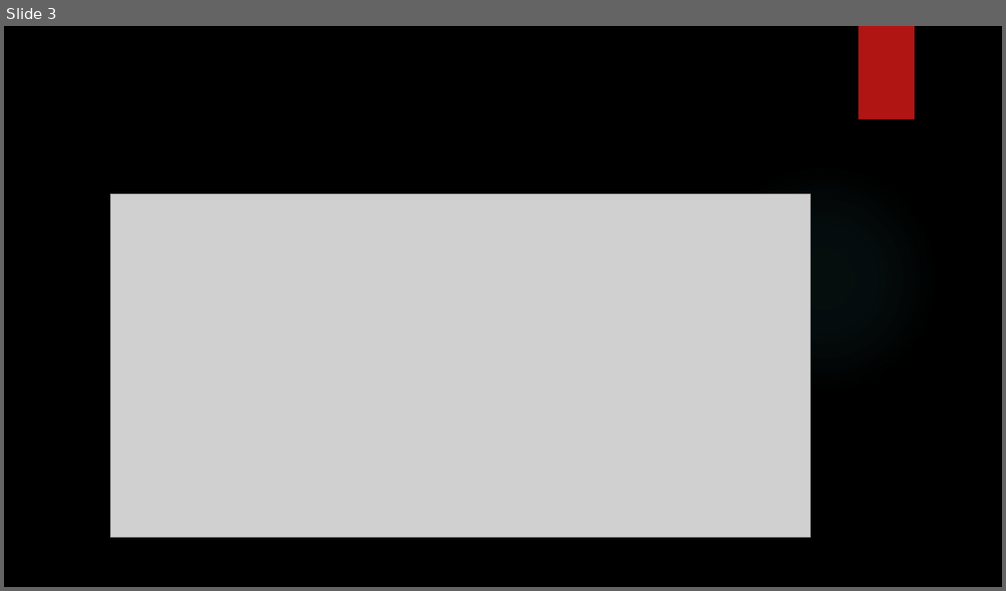
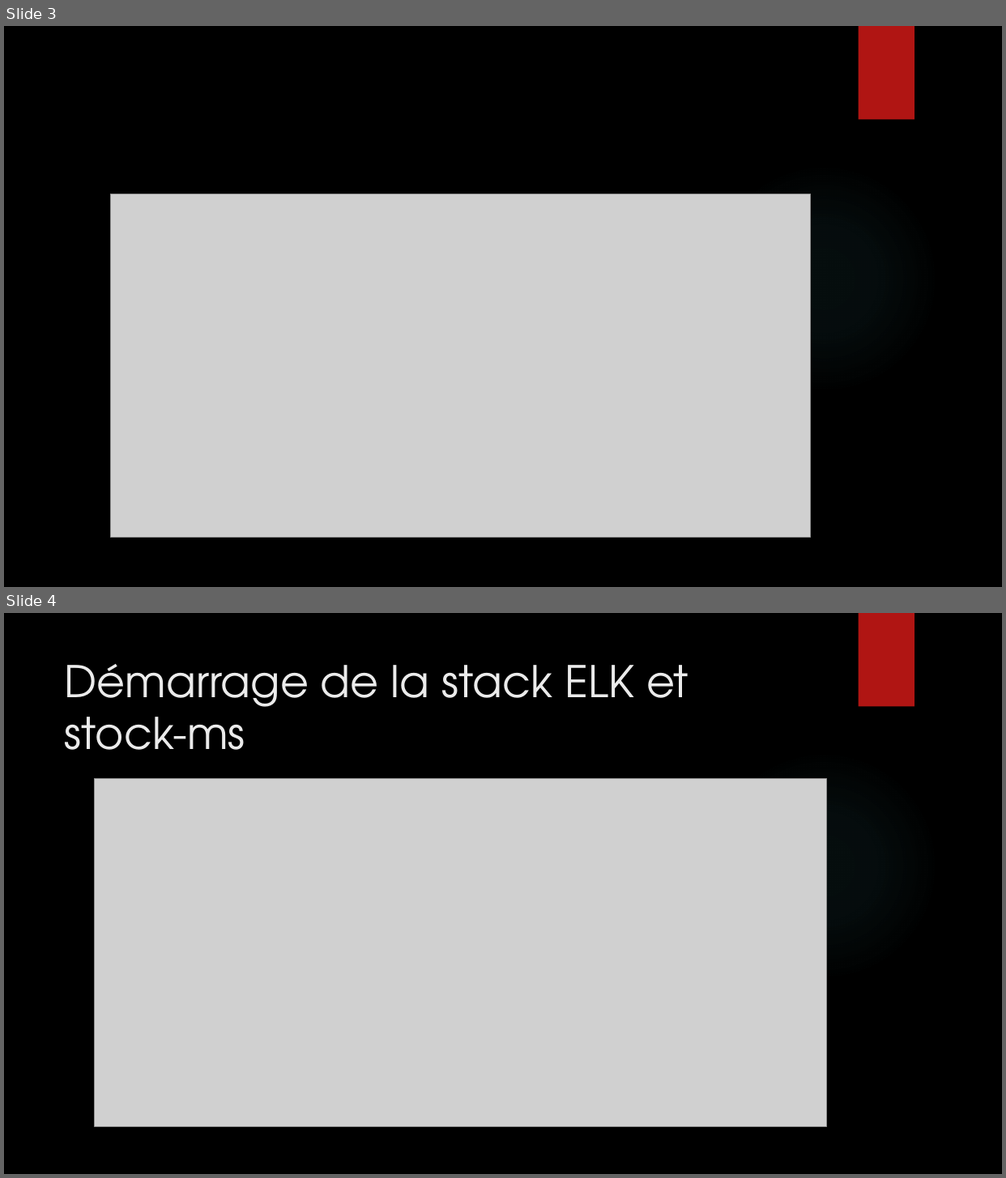
Before and after one commit to Raky-mariam-ly/ELK---docker-compose---stock-ms---Examen, a slide deck: ELK - docker compose - stock ms -.pptx. Shown one above the other, each under a label of ours: slide 3 before the commit, slides 3 and 4 after it. The pictures are 1006x591 and 1006x1178 pixels, drawn with LibreOffice and Linux fonts; fonts in the diff are those of the drawing; grey boxes stand for pictures; background and template pictures are left out. Boxes give left, top, right and bottom in pixels: in the first picture for what was removed or moved away, otherwise in the second. Text is boxed around its words. In the diff, an @@ line names an element or a change of style, - is before the commit and + after.

```diff
--- a/ELK - docker compose - stock ms -.pptx
+++ b/ELK - docker compose - stock ms -.pptx
@@ slide 4 added at [4, 613, 1002, 1174], background picture (left out); not listed: 2 template elements that a slide beside it also shows @@
@@ title added at [65, 664, 688, 750], 42 pt, text #EBEBEB @@
+Démarrage de la stack ELK et stock-ms
@@ picture added at [95, 778, 827, 1127] @@
```
Also in this commit, not shown: 2 other slides added, 1 slide removed, 4 other files.
